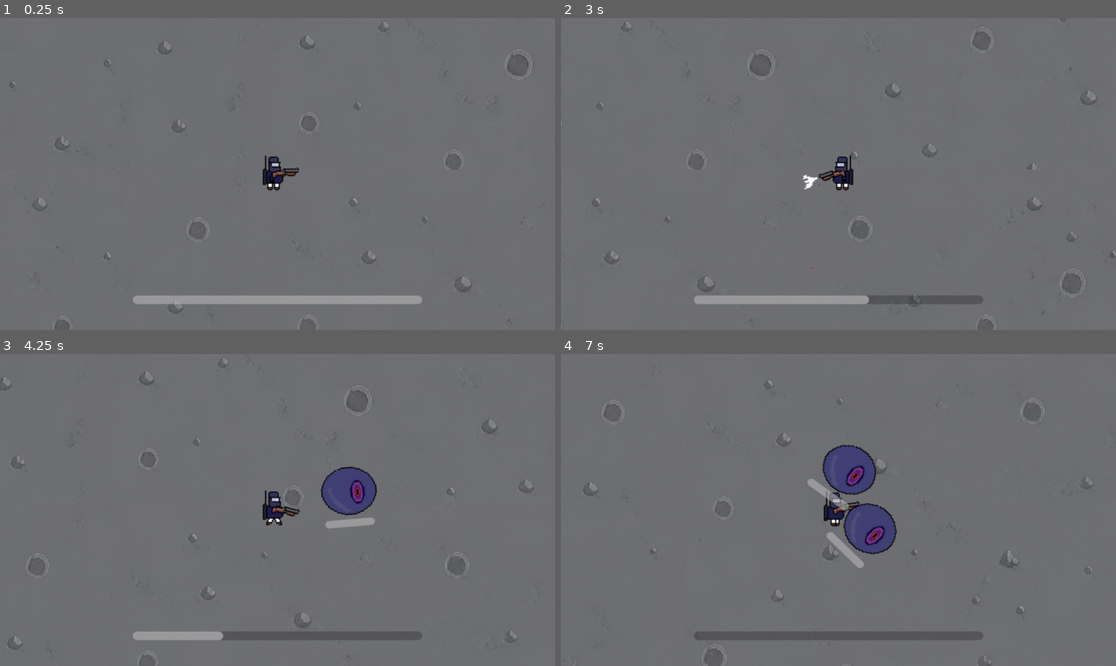
Above: before the commit, frames 1-4 (two rows, left to right).
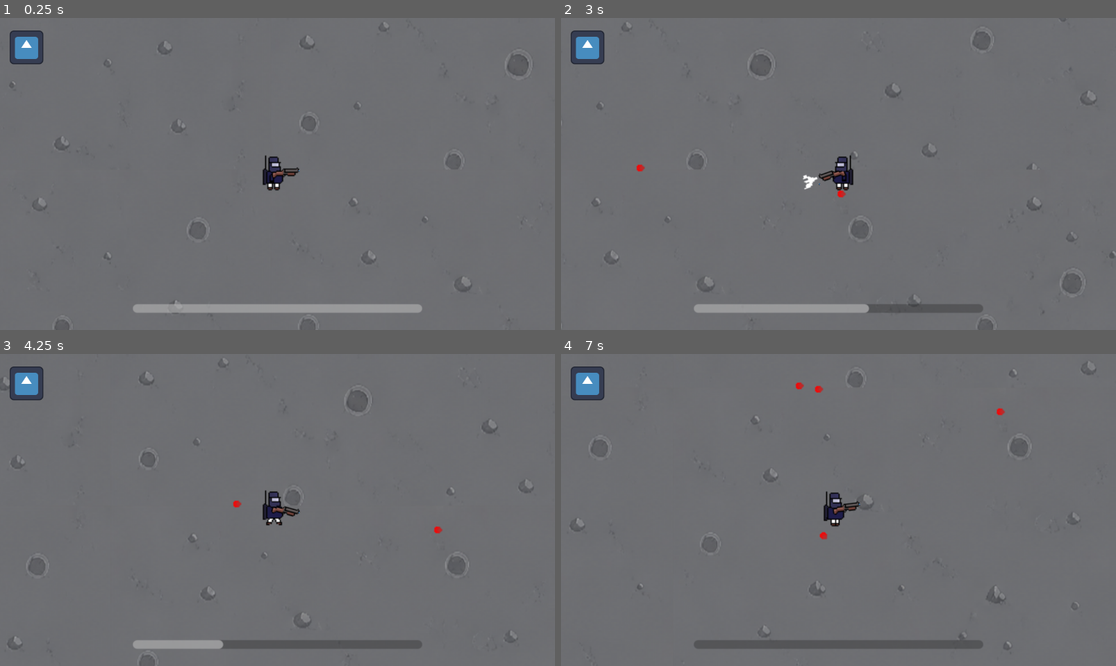
Above: after the commit, the same moments.

Repository: Albertvdw2001/buckshot-bob-gj-1
Game: Godot game, scene res://scenes/main.tscn
Two runs of this game, one before a commit and one after it. Both use one fixed random seed, a clock stepped at 60 frames per second and the inputs below. The engine's default icon, where the game draws it, is replaced by a stand-in: a white triangle on a blue panel in a dark square.
Inputs (mouse positions are in pixels of both pictures, inside the frame that each line leads up to):
- Up to frame 1 (0.25 s): no input
- Up to frame 2 (3 s): tap Enter (ui_accept) at 0.5, 0.77, 2 s; move the mouse to (960, 158) at 0.52 s; hold Right (ui_right) 0.53-1.25 s; hold Space (dash) 0.53-1.25 s; click (960, 158) at 0.67 s; drag from (727, 189) to (1110, 124) at 1.27 s; move the mouse to (894, 105) at 2.02 s; hold Right (ui_right) 2.03-2.75 s; hold Space (dash) 2.03-2.75 s; drag from (810, 236) to (672, 127) at 2.77 s
- Up to frame 3 (4.25 s): move the mouse to (444, 556) at 3.52 s; hold Left (ui_left) from 3.53 s (still down); hold Space (dash) from 3.53 s (still down); tap Enter (ui_accept) at 3.77 s
- Up to frame 4 (7 s): release Left (ui_left) at 4.25 s; release Space (dash) at 4.25 s; drag from (672, 463) to (755, 432) at 4.27 s; move the mouse to (866, 510) at 5.02 s; hold Down (ui_down) 5.03-5.75 s; hold Space (dash) 5.03-5.75 s; click (866, 510) at 5.17 s; drag from (755, 432) to (727, 525) at 5.77 s; move the mouse to (960, 494) at 6.52 s; hold Up (ui_up) from 6.53 s (still down); hold Space (dash) from 6.53 s (still down); tap Enter (ui_accept) at 6.77 s

The runs differ from the first frame. In frame 1, 3.3% of the frame differs, in the area x 1-77%, y 4-95%; in frame 2, 3.3%; in frame 3, 4.7%; in frame 4, 6.2%, in the area x 1-97%, y 2-100%.
Error after the commit: Invalid operands 'Nil' and 'float' in operator '+'. (res://scenes/projectiles/shotgun_shell.gd:16)

Commit message:
new shotgun shell; fixed rotating health bars on enemies; optimized shotgun shells; optiomized enemy spawns - variable with shell count; shells UI

Diff:
--- a/scenes/characters/enemy/enemy.gd
+++ b/scenes/characters/enemy/enemy.gd
@@ -16,8 +16,11 @@
 }
 
 @onready var collision: CollisionPolygon2D = $CollisionPolygon2D
-@onready var anim_sprite: AnimatedSprite2D = $AnimatedSprite2D
+@onready var anim_sprite: AnimatedSprite2D = $Body/AnimatedSprite2D
 @onready var health_bar: ProgressBar = $HealthBar
+@onready var Body:  Node2D = $Body
+var hb_rel_x: float
+var hb_rel_y: float
 
 @export var size: sizes
 @export var num_split: int = 2
@@ -60,7 +63,7 @@
 		return
 	var direction = (player.global_position - global_position).normalized()
 	velocity = direction * move_speed * delta
-	look_at(direction)
+	Body.look_at(direction)
 	move_and_slide()
 
 func split():
--- a/scenes/characters/enemy/enemy.tscn
+++ b/scenes/characters/enemy/enemy.tscn
@@ -16,19 +16,23 @@
 }]
 
 [node name="LargeEnemy" type="CharacterBody2D"]
+collision_layer = 2
 script = ExtResource("1_7jlhe")
+move_speed = 3000.0
 child_size_type = ExtResource("2_uqam8")
-
-[node name="AnimatedSprite2D" type="AnimatedSprite2D" parent="."]
-sprite_frames = SubResource("SpriteFrames_7jlhe")
 
 [node name="CollisionPolygon2D" type="CollisionPolygon2D" parent="."]
 polygon = PackedVector2Array(-6, -22, 5, -22, 11, -20, 17, -16, 21, -10, 24, -6, 24, 4, 23, 7, 21, 11, 19, 13, 14, 18, 11, 20, 8, 21, 4, 22, -6, 22, -12, 20, -18, 16, -22, 11, -24, 6, -25, 3, -25, -4, -23, -9, -20, -14, -15, -18, -12, -20)
 
 [node name="HealthBar" type="ProgressBar" parent="."]
 offset_left = -21.0
-offset_top = -33.0
+offset_top = -37.0
 offset_right = 23.0
-offset_bottom = -26.0
+offset_bottom = -30.0
 step = 1.0
 show_percentage = false
+
+[node name="Body" type="Node2D" parent="."]
+
+[node name="AnimatedSprite2D" type="AnimatedSprite2D" parent="Body"]
+sprite_frames = SubResource("SpriteFrames_7jlhe")
--- /dev/null
+++ b/scenes/characters/enemy/health_bar.gd
@@ -0,0 +1 @@
+extends ProgressBar
--- a/scenes/characters/enemy/medium_enemy.tscn
+++ b/scenes/characters/enemy/medium_enemy.tscn
@@ -16,13 +16,12 @@
 }]
 
 [node name="MediumEnemy" type="CharacterBody2D"]
+collision_layer = 4
 script = ExtResource("1_au53b")
 size = 1
 num_split = 4
+move_speed = 4000.0
 child_size_type = ExtResource("2_fq6l8")
-
-[node name="AnimatedSprite2D" type="AnimatedSprite2D" parent="."]
-sprite_frames = SubResource("SpriteFrames_fq6l8")
 
 [node name="CollisionPolygon2D" type="CollisionPolygon2D" parent="."]
 polygon = PackedVector2Array(-12, -4, -9, -9, -6, -10, -3, -12, 3, -13, 7, -12, 11, -8, 14, -4, 15, -1, 14, 3, 13, 6, 9, 10, 4, 12, -4, 12, -9, 9, -13, 6, -14, -1)
@@ -34,3 +33,8 @@
 offset_bottom = -26.0
 step = 1.0
 show_percentage = false
+
+[node name="Body" type="Node2D" parent="."]
+
+[node name="AnimatedSprite2D" type="AnimatedSprite2D" parent="Body"]
+sprite_frames = SubResource("SpriteFrames_fq6l8")
--- a/scenes/characters/enemy/small_enemy.tscn
+++ b/scenes/characters/enemy/small_enemy.tscn
@@ -15,11 +15,9 @@
 }]
 
 [node name="SmallEnemy" type="CharacterBody2D"]
+collision_layer = 8
 script = ExtResource("2_lgrp0")
 num_split = 0
-
-[node name="AnimatedSprite2D" type="AnimatedSprite2D" parent="."]
-sprite_frames = SubResource("SpriteFrames_lgrp0")
 
 [node name="CollisionPolygon2D" type="CollisionPolygon2D" parent="."]
 polygon = PackedVector2Array(-7, -3, -4, -6, 2, -7, 5, -4, 6, -2, 6, -1, 6, 1, 6, 3, 4, 5, 2, 6, 0, 7, -2, 7, -5, 6, -8, 4, -9, 2, -9, -1, -8, -3)
@@ -31,3 +29,8 @@
 offset_bottom = -26.0
 step = 1.0
 show_percentage = false
+
+[node name="Body" type="Node2D" parent="."]
+
+[node name="AnimatedSprite2D" type="AnimatedSprite2D" parent="Body"]
+sprite_frames = SubResource("SpriteFrames_lgrp0")
--- a/scenes/characters/player/player.gd
+++ b/scenes/characters/player/player.gd
@@ -6,6 +6,9 @@
 # Objects
 @onready var body_sprite = $Body
 @onready var stamina_bar: ProgressBar = $StaminaBar
+@onready var shells_bar: HBoxContainer = $CanvasLayer/HBoxContainer
+var shells_children: Array[Node]
+var game: GameLogic
 
 # global params
 var move_speed = 5000
@@ -34,6 +37,9 @@
 func _ready() -> void:
 	if ext:
 		equip_ext(ext)
+	shells_children = shells_bar.get_children()
+	update_shells_bar(1)
+	game = get_parent() as GameLogic
 
 func _physics_process(delta: float) -> void:
 	if invincibility_timer <= 0:
@@ -64,9 +70,15 @@
 	if event.is_action_pressed("dash") and not is_dashing:
 		start_dash()
 
+func update_shells_bar(amount: int):
+	if amount > 8:
+		amount = 8
+	if amount < 0:
+		amount = 0
+	for i in range(shells_children.size()):
+		shells_children[i].visible = i < amount
 
 func apply_movenent(delta: float):
-	print(is_dashing)
 	if has_weapon:
 		mouse_pos = get_local_mouse_position()
 	if dash_cooldown_time > 0:
@@ -80,7 +92,6 @@
 			dash_cooldown_time = 3
 			is_dashing = false
 	else:
-		print(dash_direction)
 		var x_move = Input.get_axis("ui_left", "ui_right") * move_speed * delta
 		var y_move = Input.get_axis("ui_up", "ui_down") * move_speed * delta
 		velocity = Vector2(x_move, y_move)
@@ -126,13 +137,18 @@
 	return 0
 
 func take_damage(amount: int):
-	if current_ext:
-		var shotgun = current_ext as Shotgun
-		if shotgun:
-			shotgun.amount_shells -= amount
+	if not current_ext:
+		return
+	var shotgun = current_ext as Shotgun
+	if shotgun:
+		if shotgun.amount_shells == 0 or shotgun.amount_shells == 8:
+			return
+		shotgun.amount_shells -= amount
+		game.on_player_shells_changed(shotgun.amount_shells)
+		update_shells_bar(shotgun.amount_shells)
 
 func die():
-	return
+	game.on_player_death()
 
 func handle_collision():
 	for i in get_slide_collision_count():
--- a/scenes/characters/player/space_guy.tscn
+++ b/scenes/characters/player/space_guy.tscn
@@ -1,8 +1,9 @@
-[gd_scene load_steps=14 format=3 uid="uid://cx0yc2x2ha45e"]
+[gd_scene load_steps=15 format=3 uid="uid://cx0yc2x2ha45e"]
 
 [ext_resource type="Texture2D" uid="uid://b2i7pd6yxbpb8" path="res://scenes/characters/player/space_guy_idle.png" id="1_jn623"]
 [ext_resource type="Texture2D" uid="uid://ddf7ywbby4pj" path="res://scenes/characters/player/space_guy_walk.png" id="2_u0b1n"]
 [ext_resource type="Script" uid="uid://c7tixywtxknp6" path="res://scenes/characters/player/player.gd" id="3_aw007"]
+[ext_resource type="Texture2D" uid="uid://cn3pct5k3snwl" path="res://icon.svg" id="4_u0b1n"]
 
 [sub_resource type="AtlasTexture" id="AtlasTexture_pb7m2"]
 atlas = ExtResource("1_jn623")
@@ -76,6 +77,7 @@
 [sub_resource type="Theme" id="Theme_jn623"]
 
 [node name="space_guy" type="CharacterBody2D"]
+collision_mask = 15
 script = ExtResource("3_aw007")
 
 [node name="Body" type="AnimatedSprite2D" parent="."]
@@ -92,10 +94,83 @@
 
 [node name="StaminaBar" type="ProgressBar" parent="."]
 offset_left = -128.0
-offset_top = 112.0
+offset_top = 120.0
 offset_right = 128.0
-offset_bottom = 120.0
+offset_bottom = 128.0
 theme = SubResource("Theme_jn623")
 step = 1.0
 value = 100.0
 show_percentage = false
+
+[node name="CanvasLayer" type="CanvasLayer" parent="."]
+layer = 5
+
+[node name="HBoxContainer" type="HBoxContainer" parent="CanvasLayer"]
+custom_minimum_size = Vector2(86.115, 0)
+offset_left = 20.0
+offset_top = 26.0
+offset_right = 736.0
+offset_bottom = 96.0
+
+[node name="Heart" type="TextureRect" parent="CanvasLayer/HBoxContainer"]
+layout_mode = 2
+texture = ExtResource("4_u0b1n")
+expand_mode = 2
+
+[node name="Sprite2D" type="Sprite2D" parent="CanvasLayer/HBoxContainer/Heart"]
+
+[node name="Heart2" type="TextureRect" parent="CanvasLayer/HBoxContainer"]
+layout_mode = 2
+texture = ExtResource("4_u0b1n")
+expand_mode = 2
+
+[node name="Sprite2D" type="Sprite2D" parent="CanvasLayer/HBoxContainer/Heart2"]
+
+[node name="Heart3" type="TextureRect" parent="CanvasLayer/HBoxContainer"]
+layout_mode = 2
+texture = ExtResource("4_u0b1n")
+expand_mode = 2
+
+[node name="Sprite2D" type="Sprite2D" parent="CanvasLayer/HBoxContainer/Heart3"]
+
+[node name="Heart4" type="TextureRect" parent="CanvasLayer/HBoxContainer"]
+layout_mode = 2
+texture = ExtResource("4_u0b1n")
+expand_mode = 2
+
+[node name="Sprite2D" type="Sprite2D" parent="CanvasLayer/HBoxContainer/Heart4"]
+
+[node name="Heart5" type="TextureRect" parent="CanvasLayer/HBoxContainer"]
+layout_mode = 2
+texture = ExtResource("4_u0b1n")
+expand_mode = 2
+
+[node name="Sprite2D" type="Sprite2D" parent="CanvasLayer/HBoxContainer/Heart5"]
+
+[node name="Heart6" type="TextureRect" parent="CanvasLayer/HBoxContainer"]
+layout_mode = 2
+texture = ExtResource("4_u0b1n")
+expand_mode = 2
+
+[node name="Sprite2D" type="Sprite2D" parent="CanvasLayer/HBoxContainer/Heart6"]
+
+[node name="Heart7" type="TextureRect" parent="CanvasLayer/HBoxContainer"]
+layout_mode = 2
+texture = ExtResource("4_u0b1n")
+expand_mode = 2
+
+[node name="Sprite2D" type="Sprite2D" parent="CanvasLayer/HBoxContainer/Heart7"]
+
+[node name="Heart8" type="TextureRect" parent="CanvasLayer/HBoxContainer"]
+layout_mode = 2
+texture = ExtResource("4_u0b1n")
+expand_mode = 2
+
+[node name="Sprite2D" type="Sprite2D" parent="CanvasLayer/HBoxContainer/Heart8"]
+
+[node name="Heart9" type="TextureRect" parent="CanvasLayer/HBoxContainer"]
+layout_mode = 2
+texture = ExtResource("4_u0b1n")
+expand_mode = 2
+
+[node name="Sprite2D" type="Sprite2D" parent="CanvasLayer/HBoxContainer/Heart9"]
--- a/scenes/game_logic.gd
+++ b/scenes/game_logic.gd
@@ -2,35 +2,42 @@
 
 class_name GameLogic
 
-@onready var player_node: CharacterBody2D = $space_guy
+@onready var player_node: Player = $space_guy
 
 @export var enemy: PackedScene
 
 var score: int = 0
 
-# enemy spawn rate in ms
-@export var enemy_spawn_rate: float = 3
+# enemy spawn rate in seconds
+@export var enemy_spawn_rate: float = 4
+@export var enemy_spawn_amount: int = 1
 var enemy_spawn_timer: float
 
 func _ready() -> void:
 	enemy_spawn_timer = enemy_spawn_rate
 
 func _physics_process(delta: float) -> void:
+	print(player_node.get_amount_shells())
 	enemy_spawn_timer -= delta
 	if enemy_spawn_timer <= 0:
-		spawn_enemy()
+		for i in range(enemy_spawn_amount):
+			spawn_enemy()
 		enemy_spawn_timer = enemy_spawn_rate
 
 func spawn_enemy():
-	var look_direction = player_node.position.normalized()
 	var new_enemy = enemy.instantiate() as Enemy
 	new_enemy.position = calc_enemy_spawn_loc()
 	new_enemy.player = player_node
-	new_enemy.look_at(look_direction)
 	get_tree().current_scene.add_child(new_enemy)
 
 func calc_enemy_spawn_loc() -> Vector2:
-	var spawn_radius = 100  # distance from player
+	var spawn_radius = randi_range(100, 3000)  # distance from player
 	var random_angle = randf() * TAU  # TAU = 2*PI, full 360°
 	var offset = Vector2(cos(random_angle), sin(random_angle)) * spawn_radius
 	return player_node.position + offset
+
+func on_player_shells_changed(amount_shells: int):
+	enemy_spawn_amount = amount_shells
+
+func on_player_death():
+	get_tree().reload_current_scene()
--- a/scenes/main.tscn
+++ b/scenes/main.tscn
@@ -15,3 +15,5 @@
 ext = ExtResource("4_jyhfs")
 
 [node name="Background" parent="." instance=ExtResource("5_tbgi4")]
+
+[node name="CanvasLayer" type="CanvasLayer" parent="."]
--- a/scenes/projectiles/shotgun_shell.gd
+++ b/scenes/projectiles/shotgun_shell.gd
@@ -2,19 +2,28 @@
 class_name ShotgunShell
 
 @export var movement_speed: float = 500
-@export var damage: int = 20
+@export var damage: int = 30
+var timer
+var lifespan_sec: float = 4
 
 var direction: Vector2 = Vector2.RIGHT
 
 func _ready() -> void:
+	look_at(direction)
 	body_entered.connect(_on_entered)
 
 func _physics_process(delta: float) -> void:
+	timer += delta
+	damage -= timer * 2
+	lifespan_sec -= delta
+	if lifespan_sec <= 0:
+		queue_free()
 	apply_movement(delta)
 
 func _on_entered(body: Node):
 	if body is Enemy:
 		body.take_damage(damage)
+		queue_free()
 
 func is_attack_released() -> bool:
 	return not Input.is_action_pressed("attack")
--- a/scenes/projectiles/shotgun_shell.tscn
+++ b/scenes/projectiles/shotgun_shell.tscn
@@ -1,24 +1,16 @@
-[gd_scene load_steps=4 format=3 uid="uid://datrl2aw0jcxa"]
+[gd_scene load_steps=3 format=3 uid="uid://datrl2aw0jcxa"]
 
 [ext_resource type="Script" uid="uid://duvufsgprwn0k" path="res://scenes/projectiles/shotgun_shell.gd" id="1_onw5g"]
 [ext_resource type="Texture2D" uid="uid://808ujxsertv8" path="res://scenes/projectiles/shotgun_shell.png" id="2_2dwhf"]
 
-[sub_resource type="SpriteFrames" id="SpriteFrames_qjo6j"]
-animations = [{
-"frames": [{
-"duration": 1.0,
-"texture": ExtResource("2_2dwhf")
-}],
-"loop": true,
-"name": &"default",
-"speed": 5.0
-}]
-
 [node name="Area2D" type="Area2D"]
+collision_mask = 15
 script = ExtResource("1_onw5g")
 
-[node name="AnimatedSprite2D" type="AnimatedSprite2D" parent="."]
-sprite_frames = SubResource("SpriteFrames_qjo6j")
+[node name="Sprite2D" type="Sprite2D" parent="."]
+position = Vector2(-13, 2)
+texture = ExtResource("2_2dwhf")
 
 [node name="CollisionPolygon2D" type="CollisionPolygon2D" parent="."]
-polygon = PackedVector2Array(0, -1, 3, -1, 3, 0, 0, 0)
+position = Vector2(1, 0)
+polygon = PackedVector2Array(-2, -1, 0, -3, 4, -3, 5, -2, 5, 2, 4, 3, 1, 3, -1, 2, -2, 1)
Not shown, added: scenes/characters/enemy/health_bar.gd.uid
Binary file changed: scenes/projectiles/shotgun_shell.png
